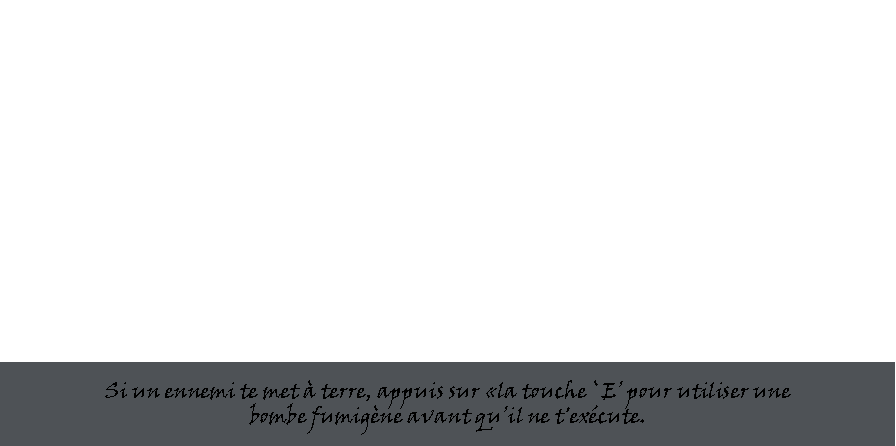
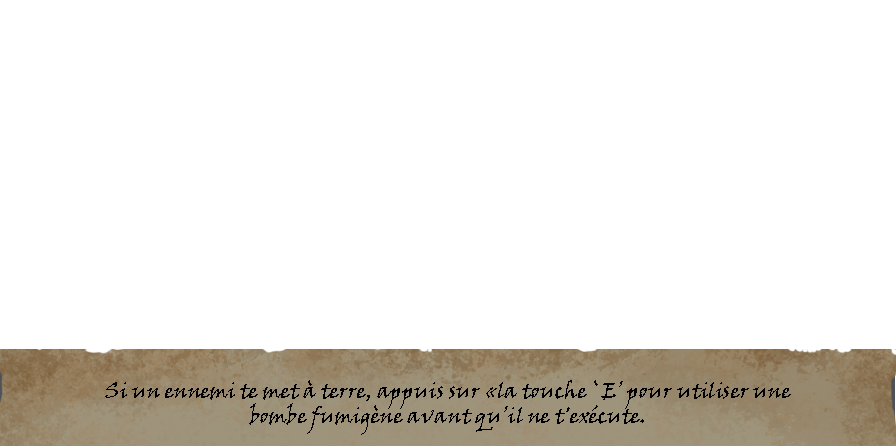
Layer changes from the first (896, 446) image to the second:
added layer "papier_fond" above "Calque 1" over (0, 349, 896, 446)
